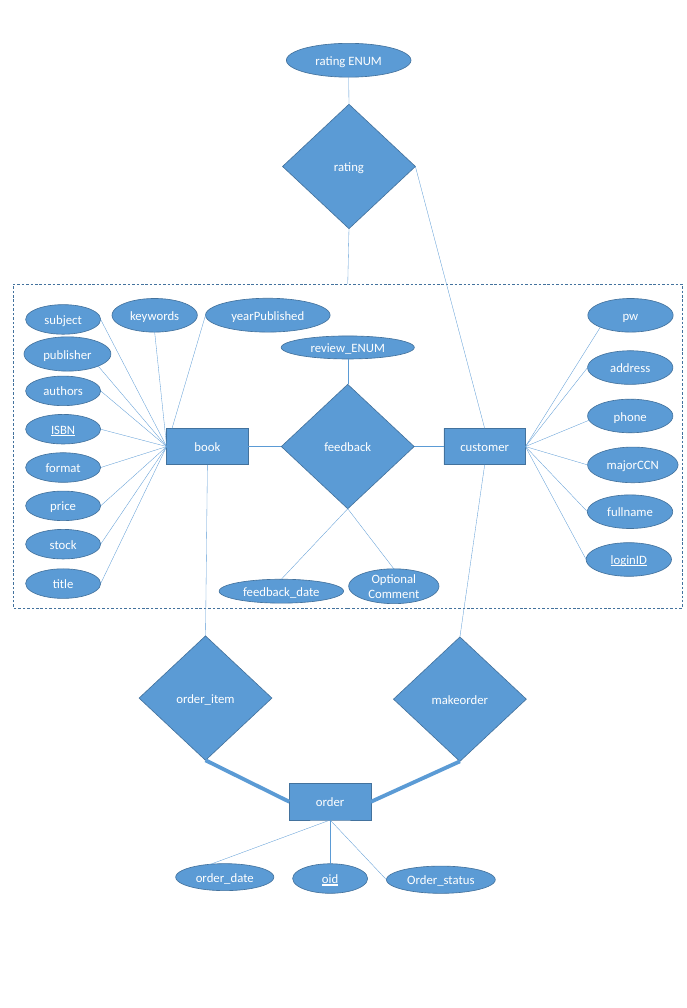
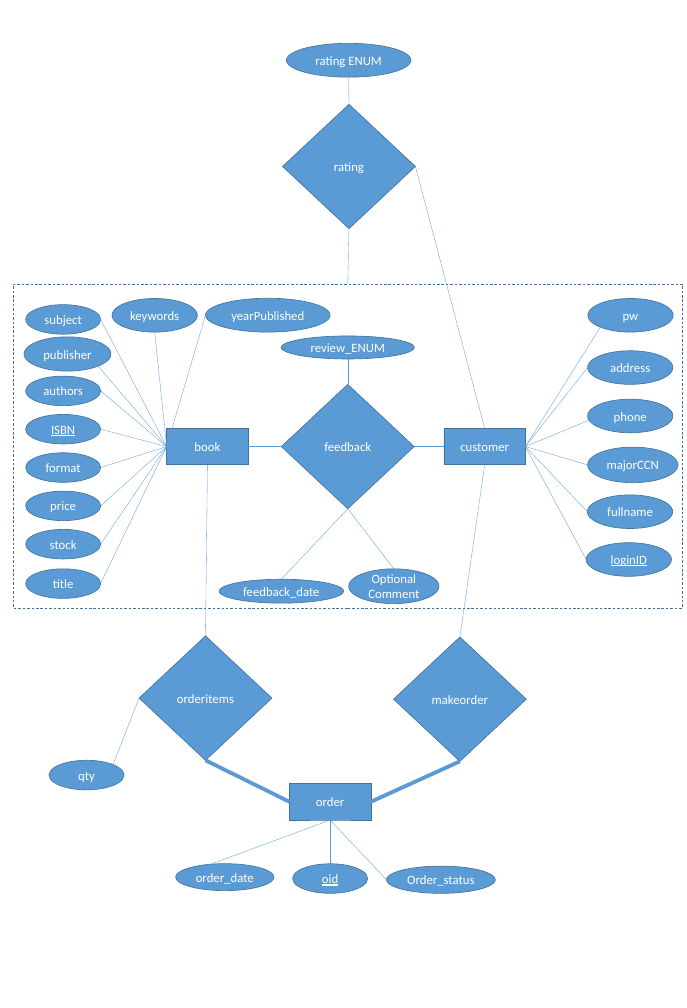
Before and after one commit to huicheese/huicheese.github.io, a slide deck: slide 1 of ERdiagrams/ER.pptx. Drawn at 687x1008 pixels with LibreOffice and Linux fonts; fonts in the diff are those of the drawing. Boxes give left, top, right and bottom in pixels: in the first picture for what was removed or moved away, otherwise in the second. Text is boxed around its words. In the diff, an @@ line names an element or a change of style, - is before the commit and + after.

```diff
--- a/ERdiagrams/ER.pptx
+++ b/ERdiagrams/ER.pptx
@@ line added from (113, 764) to (139, 698), #5B9BD5 0.5 pt @@
@@ text in diamond at [177, 694, 234, 703]: text changed @@
-order_item
+orderitems
@@ ellipse added at [49, 760, 124, 790], fill #5B9BD5, outline #43739E 1 pt, 20 pt, text #FFFFFF @@
+qty
```
Also in this commit, not shown: 4 other files.
